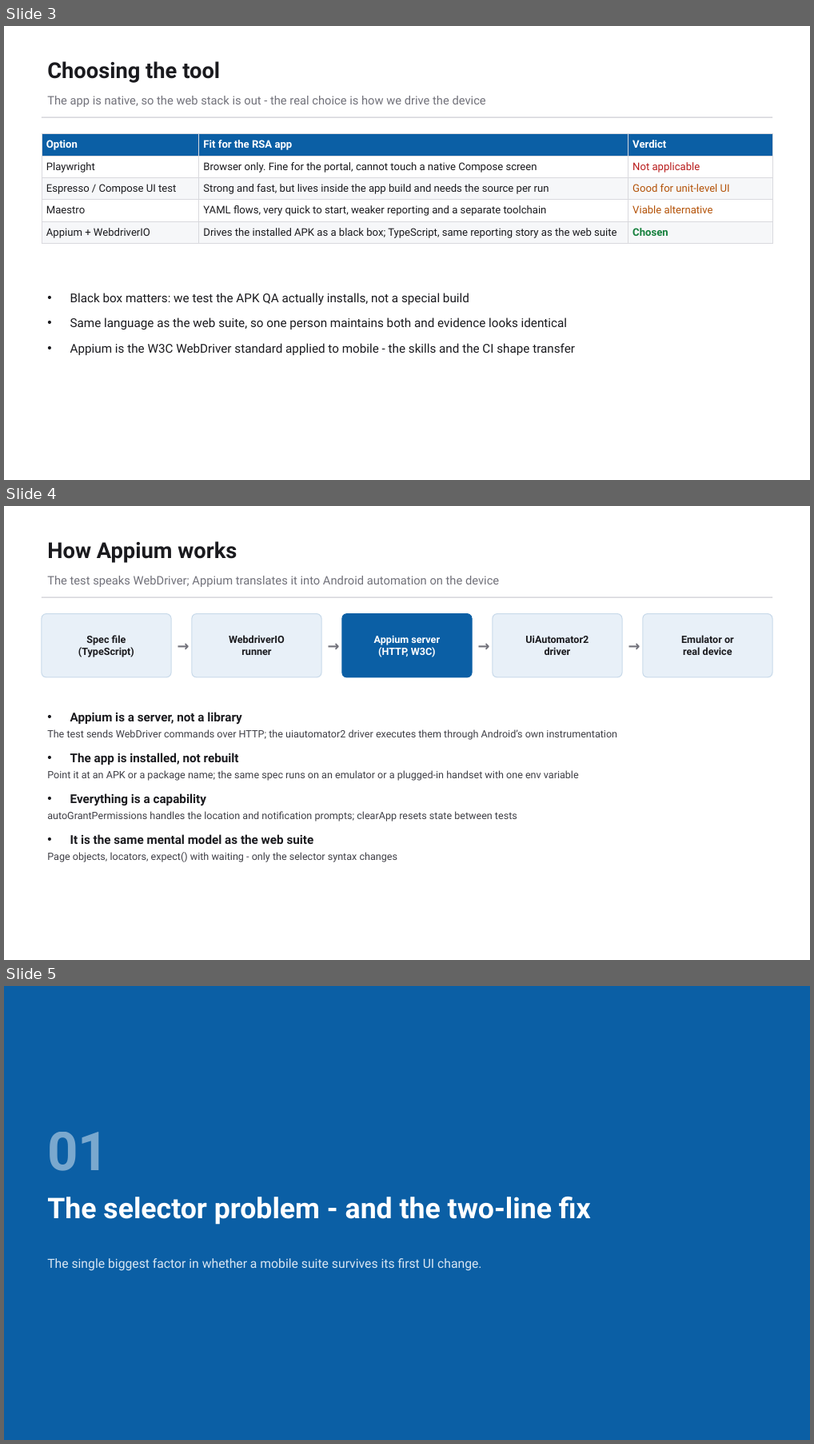
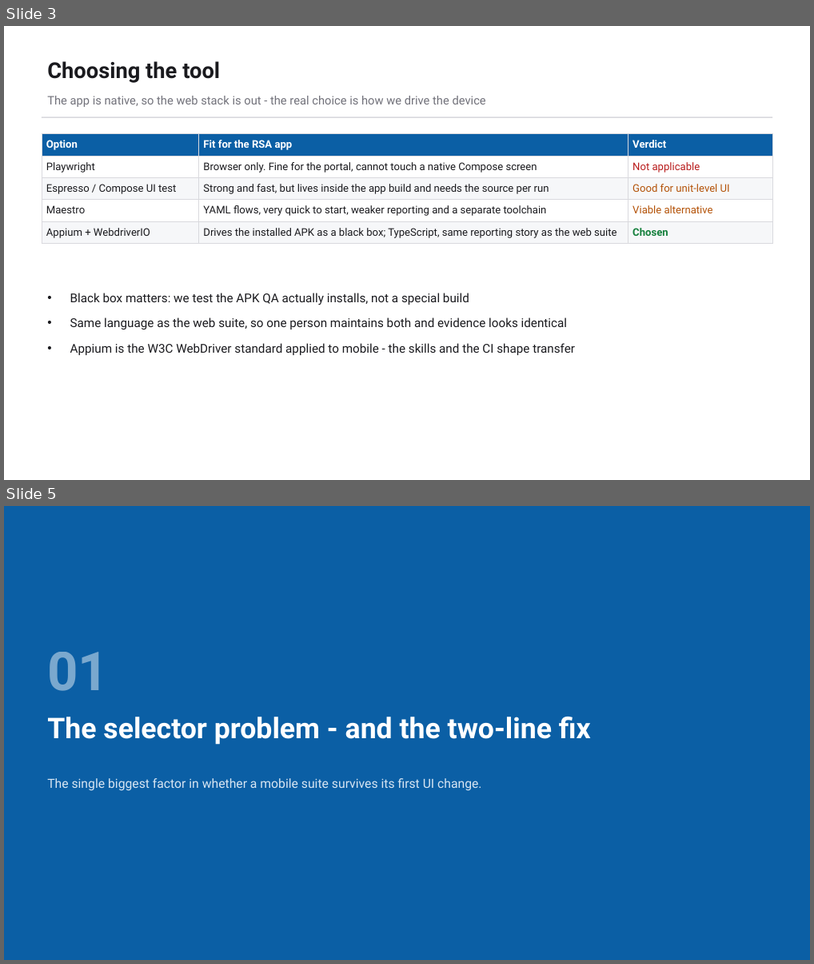
Before and after one commit to bulubuloa/AS.APAC.AI.Workshop, a slide deck: presentations/Mobile_Test_Automation_Appium.pptx. Shown one above the other, each under a label of ours: slides 3, 4 and 5 before the commit, slides 3 and 5 after it; the slides between them are not shown. The pictures are 814x1444 and 814x964 pixels, drawn with LibreOffice and Linux fonts; fonts in the diff are those of the drawing. Boxes give left, top, right and bottom in pixels: in the first picture for what was removed or moved away, otherwise in the second. Text is boxed around its words. In the diff, an @@ line names an element or a change of style, - is before the commit and + after.

```diff
--- a/presentations/Mobile_Test_Automation_Appium.pptx
+++ b/presentations/Mobile_Test_Automation_Appium.pptx
@@ slide 4 removed at <box>4,506,810,960</box>, background #FFFFFF @@
@@ text removed at <box>47,541,237,563</box> @@
-How Appium works
@@ text removed at <box>47,576,499,587</box> @@
-The test speaks WebDriver; Appium translates it into Android automation on the device
@@ rectangle removed at <box>42,596,773,598</box> @@
@@ rounded rectangle removed at <box>42,614,171,677</box> @@
@@ text removed at <box>171,614,192,677</box> @@
-→
@@ rounded rectangle removed at <box>192,614,322,677</box> @@
@@ text removed at <box>322,614,342,677</box> @@
-→
@@ rounded rectangle removed at <box>342,614,472,677</box> @@
@@ text removed at <box>472,614,493,677</box> @@
-→
@@ rounded rectangle removed at <box>493,614,623,677</box> @@
@@ text removed at <box>623,614,643,677</box> @@
-→
@@ rounded rectangle removed at <box>643,614,774,677</box> @@
@@ text removed at <box>78,635,134,657</box> @@
-Spec file
-(TypeScript)
@@ text removed at <box>229,635,285,655</box> @@
-WebdriverIO
-runner
@@ text removed at <box>374,635,440,657</box> @@
-Appium server
-(HTTP, W3C)
@@ text removed at <box>526,635,589,655</box> @@
-UiAutomator2
-driver
@@ text removed at <box>682,635,734,655</box> @@
-Emulator or
-real device
@@ text removed at <box>47,712,618,862</box> @@
-• Appium is a server, not a library
-  The test sends WebDriver commands over HTTP; the uiautomator2 driver executes them through Android’s own instrumentation
-• The app is installed, not rebuilt
-  Point it at an APK or a package name; the same spec runs on an emulator or a plugged-in handset with one env variable
-• Everything is a capability
-  autoGrantPermissions handles the location and notification prompts; clearApp resets state between tests
-• It is the same mental model as the web suite
-  Page objects, locators, expect() with waiting - only the selector syntax changes
```
Also in this commit, not shown: 1 slide changed, 3 slides added, 2 other slides removed, 2 other files.
